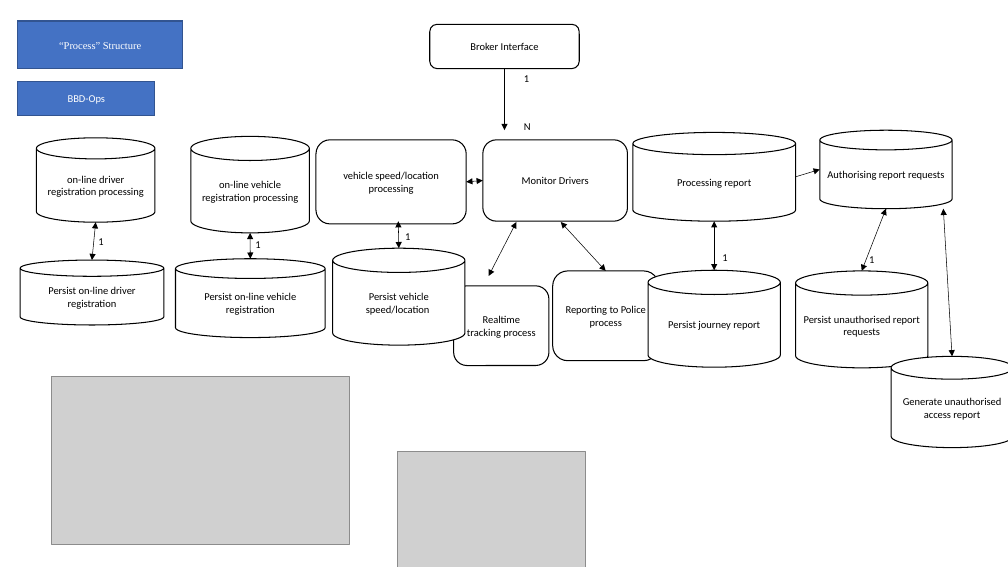
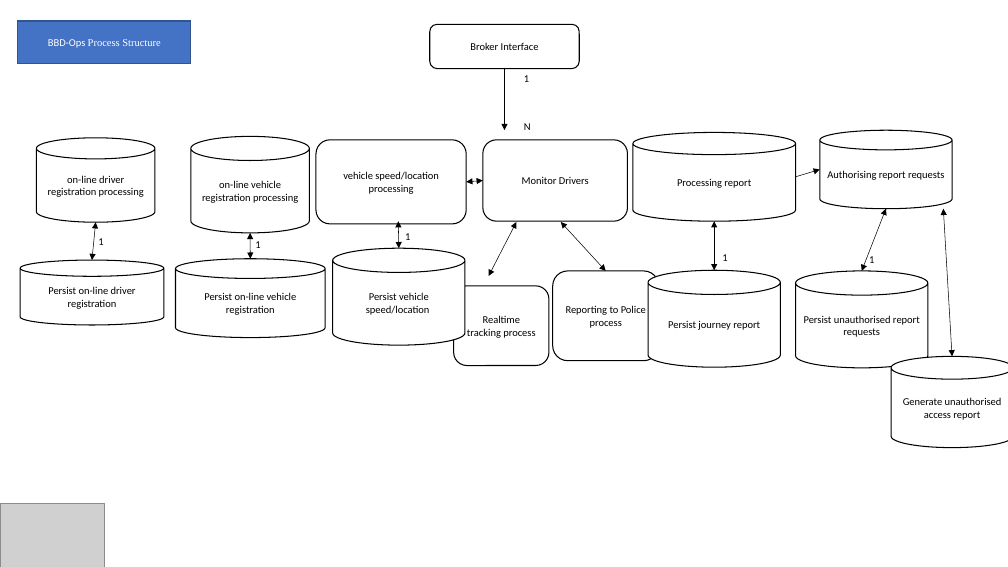
Before and after one commit to st970703/Software_Architecture_Report, a slide deck: slide 7 of Big Brother Driver Diagrams.pptx. Drawn at 1008x567 pixels with LibreOffice and Linux fonts; fonts in the diff are those of the drawing; grey boxes stand for pictures. Boxes give left, top, right and bottom in pixels: in the first picture for what was removed or moved away, otherwise in the second. Text is boxed around its words. In the diff, an @@ line names an element or a change of style, - is before the commit and + after.

```diff
--- a/Big Brother Driver Diagrams.pptx
+++ b/Big Brother Driver Diagrams.pptx
@@ rectangle "BBD-Ops Process Structure": place and size @@
-rectangle "BBD-Ops Process Structure" at [17, 21, 182, 69]
+rectangle "BBD-Ops Process Structure" at [17, 21, 191, 64]
@@ text in rectangle at [48, 39, 160, 48]: text changed @@
-“Process” Structure
+BBD-Ops Process Structure
@@ rectangle removed at [17, 82, 155, 116] @@
-BBD-Ops
@@ picture removed at [51, 377, 349, 544] @@
@@ picture: place and size @@
-picture at [398, 451, 586, 567]
+picture at [0, 503, 104, 567]
```
Also in this commit, not shown: 11 other slides changed, 2 other files.
